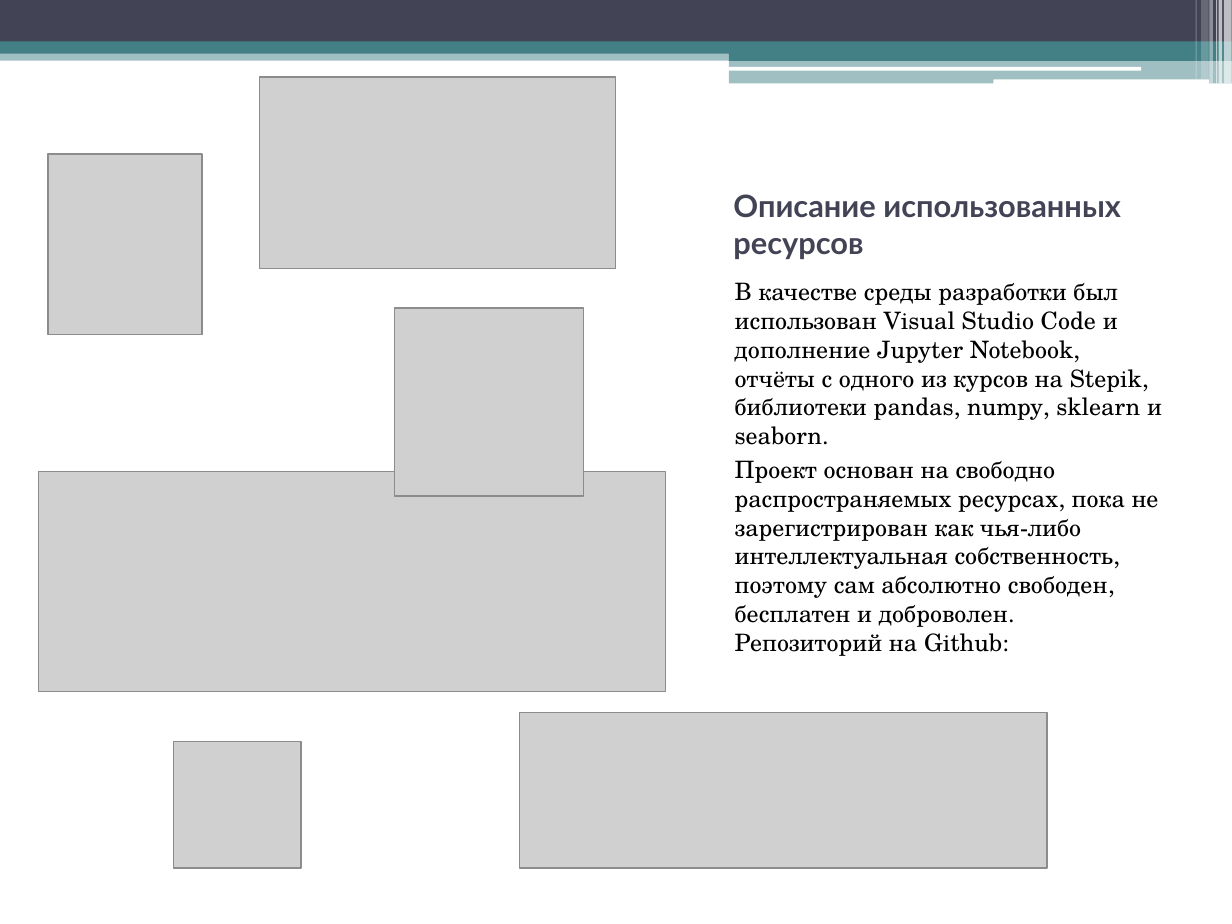
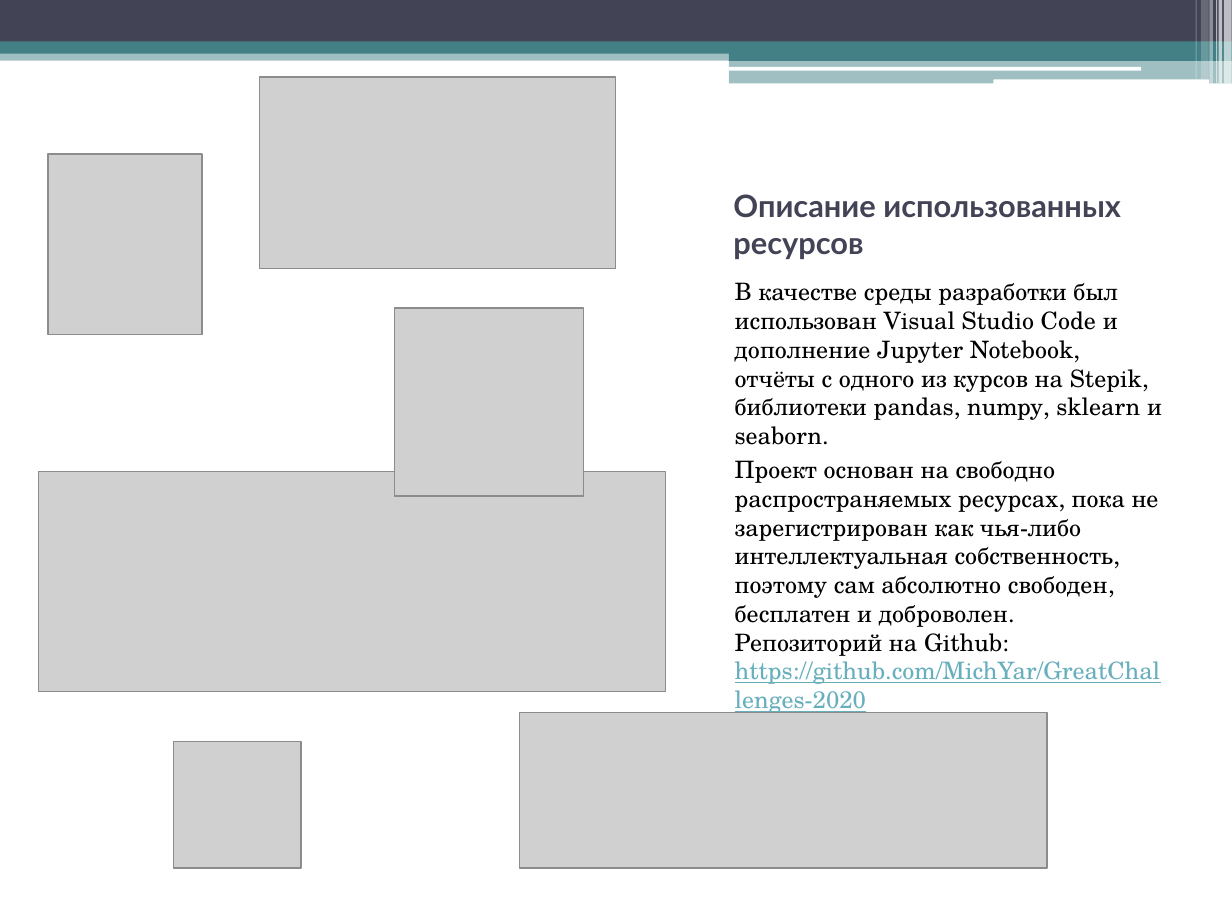
Before and after one commit to MichYar/GreatChallenges-2020, a slide deck: slide 17 of docs/Предварительная оценка успешности учащихся на курсе.pptx. Drawn at 1232x924 pixels with LibreOffice and Linux fonts; fonts in the diff are those of the drawing; grey boxes stand for pictures. Boxes give left, top, right and bottom in pixels: in the first picture for what was removed or moved away, otherwise in the second. Text is boxed around its words. In the diff, an @@ line names an element or a change of style, - is before the commit and + after.

```diff
--- a/docs/Предварительная оценка успешности учащихся на курсе.pptx
+++ b/docs/Предварительная оценка успешности учащихся на курсе.pptx
@@ text at (735,460,1161,716): text changed @@
-Проект основан на свободно распространяемых ресурсах, пока не зарегистрирован как чья-либо интеллектуальная собственность, поэтому сам абсолютно свободен, бесплатен и доброволен. Репозиторий на Github:
+Проект основан на свободно распространяемых ресурсах, пока не зарегистрирован как чья-либо интеллектуальная собственность, поэтому сам абсолютно свободен, бесплатен и доброволен. Репозиторий на Github: https://github.com/MichYar/GreatChallenges-2020
```
Also in this commit, not shown: 1 other file.
